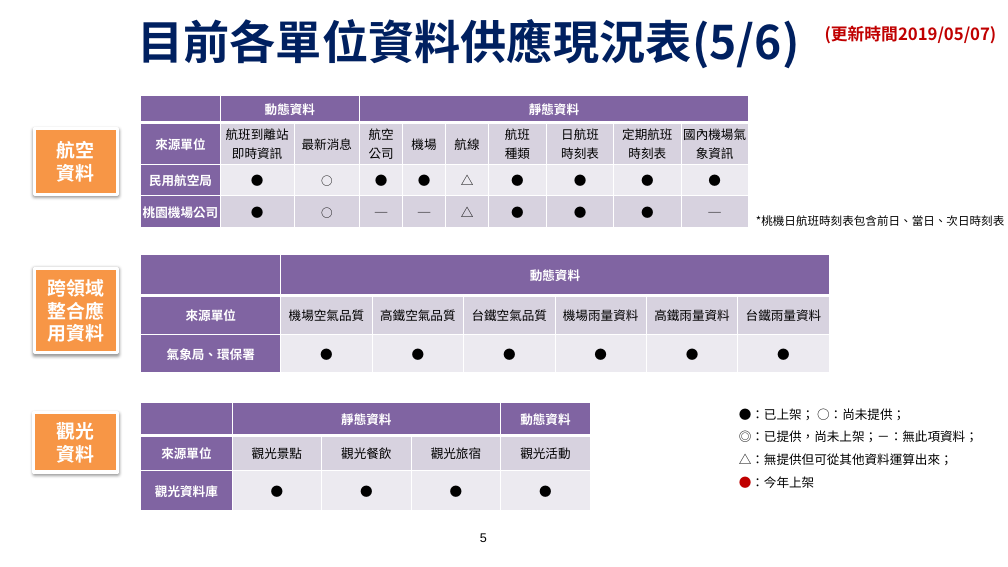
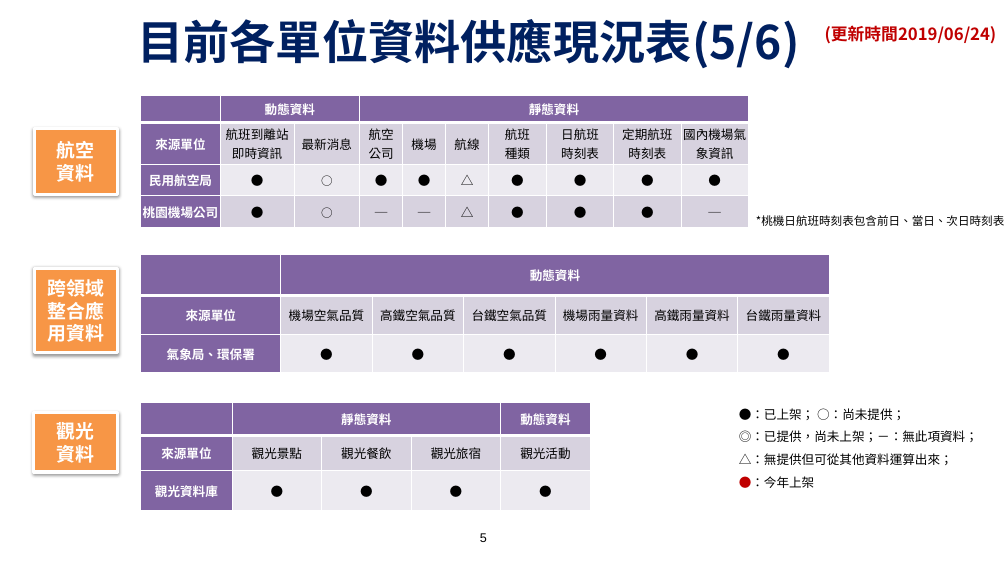
Before and after one commit to ptxmotc/data-provide-status, a slide deck: slide 5 of 各單位資料供應現況表.pptx. Drawn at 1008x567 pixels with LibreOffice and Linux fonts; fonts in the diff are those of the drawing; background and template pictures are left out. Boxes give left, top, right and bottom in pixels: in the first picture for what was removed or moved away, otherwise in the second. Text is boxed around its words. In the diff, an @@ line names an element or a change of style, - is before the commit and + after.

```diff
--- a/各單位資料供應現況表.pptx
+++ b/各單位資料供應現況表.pptx
@@ text at (x1=825, y1=25, x2=997, y2=44): text changed @@
-(更新時間2019/05/07)
+(更新時間2019/06/24)
```
Also in this commit, not shown: 5 other slides changed, 1 other file.
